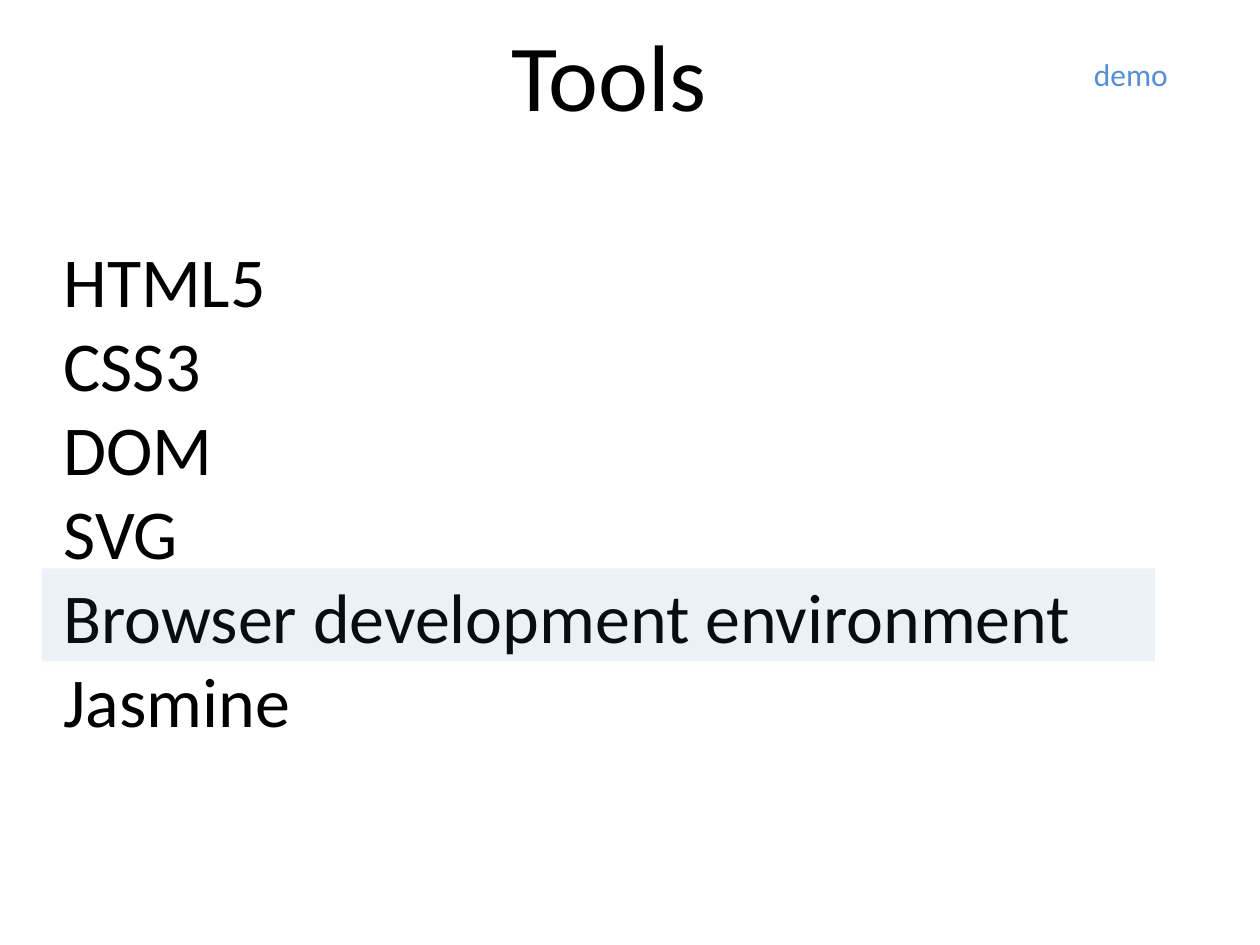
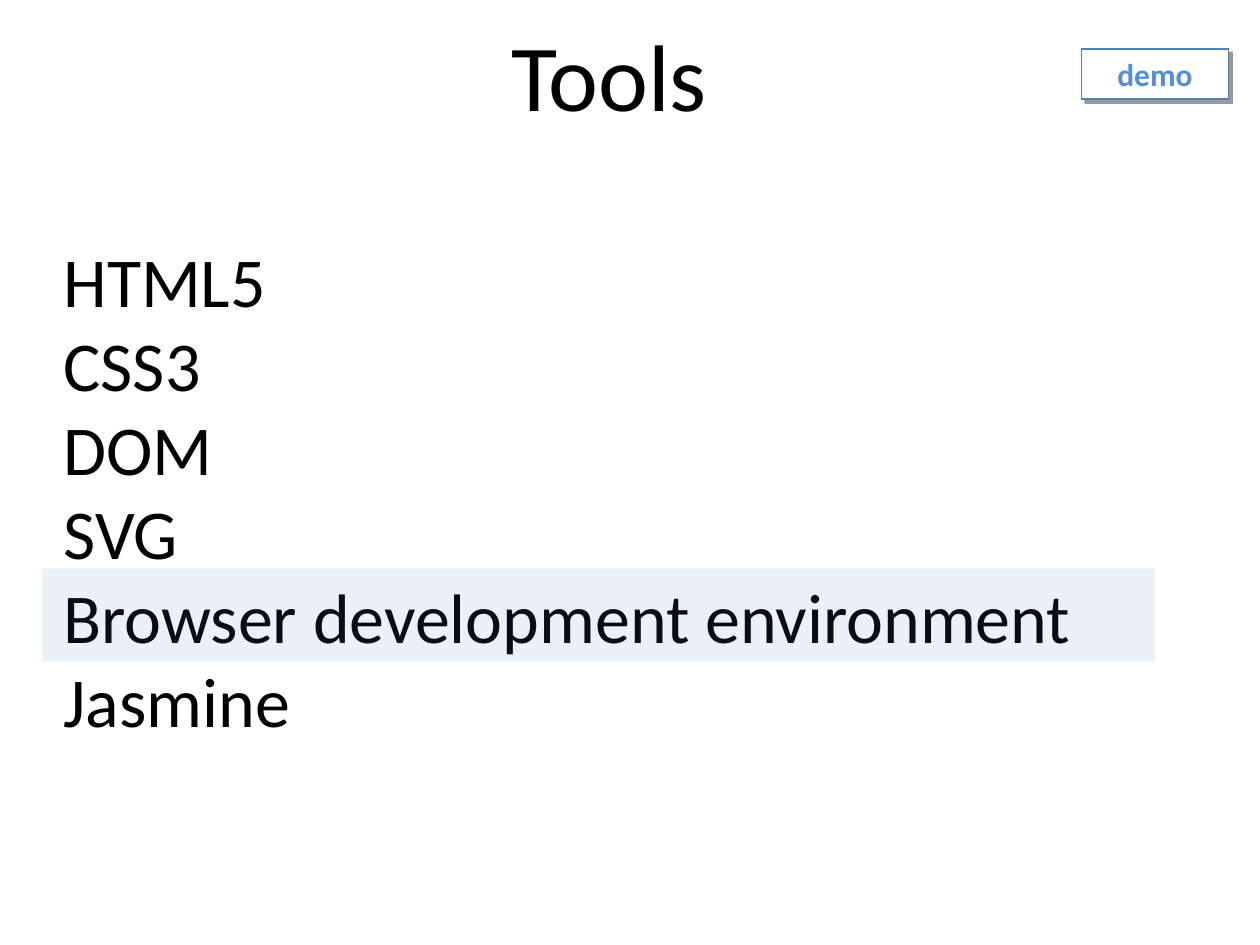
Before and after one commit to benralexander/lv, a slide deck: slide 17 of myD3_latest_c.ppt. Drawn at 1260x945 pixels with LibreOffice and Linux fonts; fonts in the diff are those of the drawing. Boxes give left, top, right and bottom in pixels: in the first picture for what was removed or moved away, otherwise in the second. Text is boxed around its words. In the diff, an @@ line names an element or a change of style, - is before the commit and + after.

```diff
--- a/myD3_latest_c.ppt
+++ b/myD3_latest_c.ppt
@@ rectangle "demo": place and size @@
-rectangle "demo" at (1094,64,1168,86)
+rectangle "demo" at (1081,49,1228,100)
@@ rectangle "demo" at (1081,49,1228,100): bold on; alignment left to centre; fill none to #FFFFFF; outline none to #4F81BD 0.99 pt; shadow on @@
```
Also in this commit, not shown: 17 other slides changed, 2 slides added, 1 slide removed, 3 other files.
